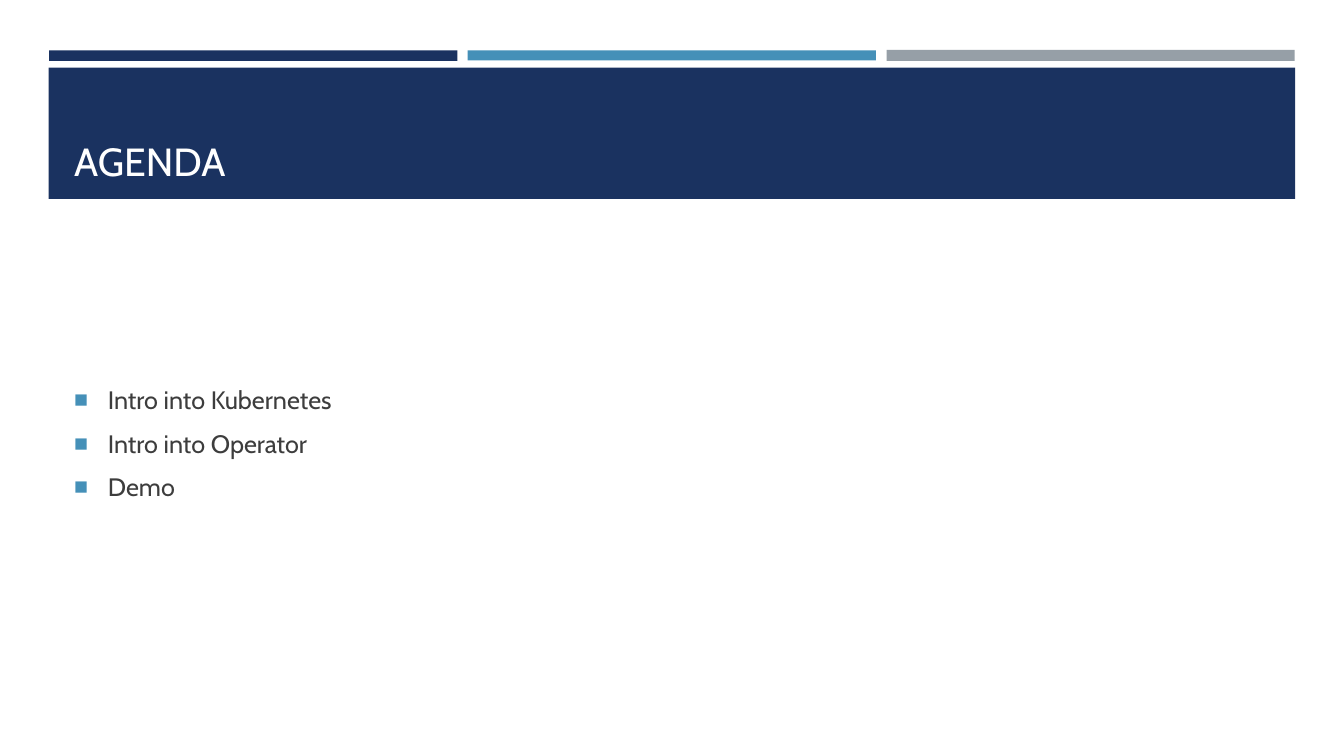
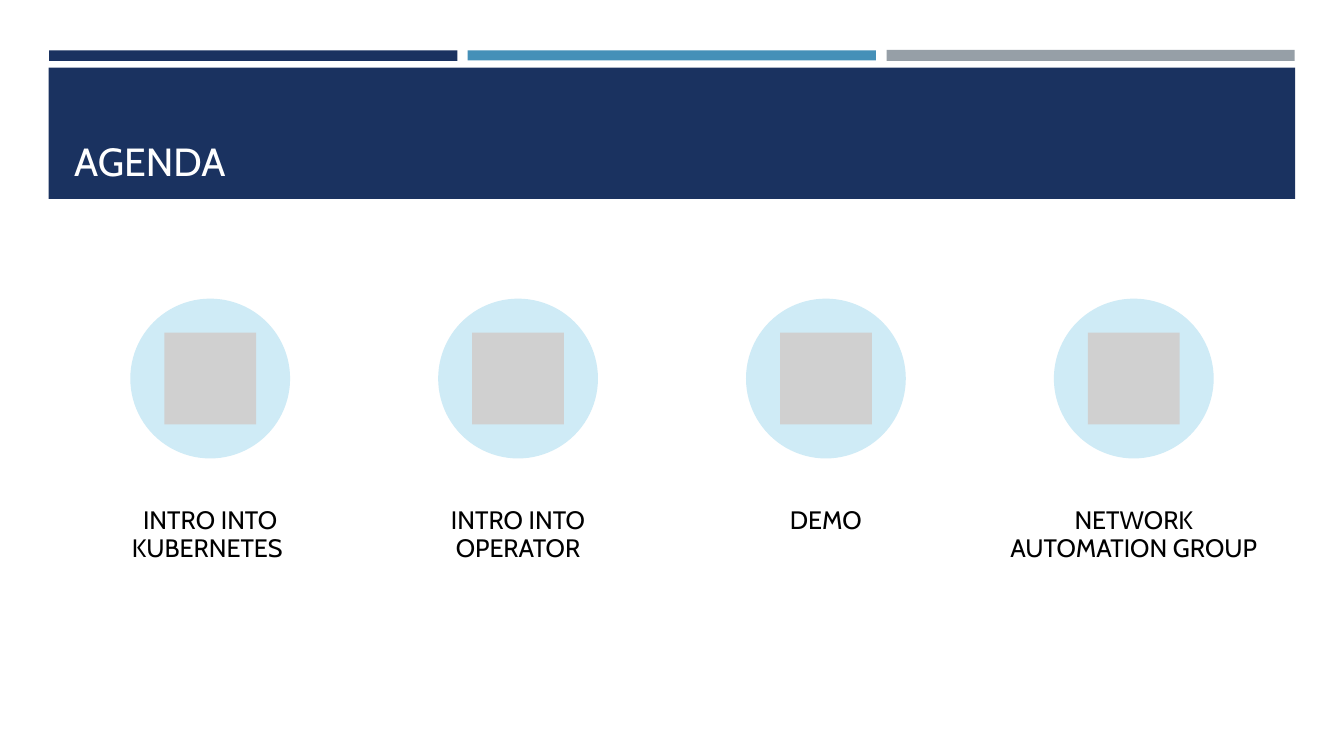
Before and after one commit to floehden/gofrm59, a slide deck: slide 3 of ConfigNDThrougk8s.pptx. Drawn at 1344x756 pixels with LibreOffice and Linux fonts; fonts in the diff are those of the drawing; grey boxes stand for pictures. Boxes give left, top, right and bottom in pixels: in the first picture for what was removed or moved away, otherwise in the second. Text is boxed around its words. In the diff, an @@ line names an element or a change of style, - is before the commit and + after.

```diff
--- a/ConfigNDThrougk8s.pptx
+++ b/ConfigNDThrougk8s.pptx
@@ text removed at [108,390,332,497] @@
-■ Intro into Kubernetes
-■ Intro into Operator
-■ Demo
@@ group added at [130,298,1257,558]: 4 ellipses, 4 pictures, 4 texts @@
+INTRO INTO KUBERNETES
+INTRO INTO OPERATOR
+DEMO
+NETWORK AUTOMATION GROUP
```
Also in this commit, not shown: 5 other slides changed, 1 slide added, 1 other file.
